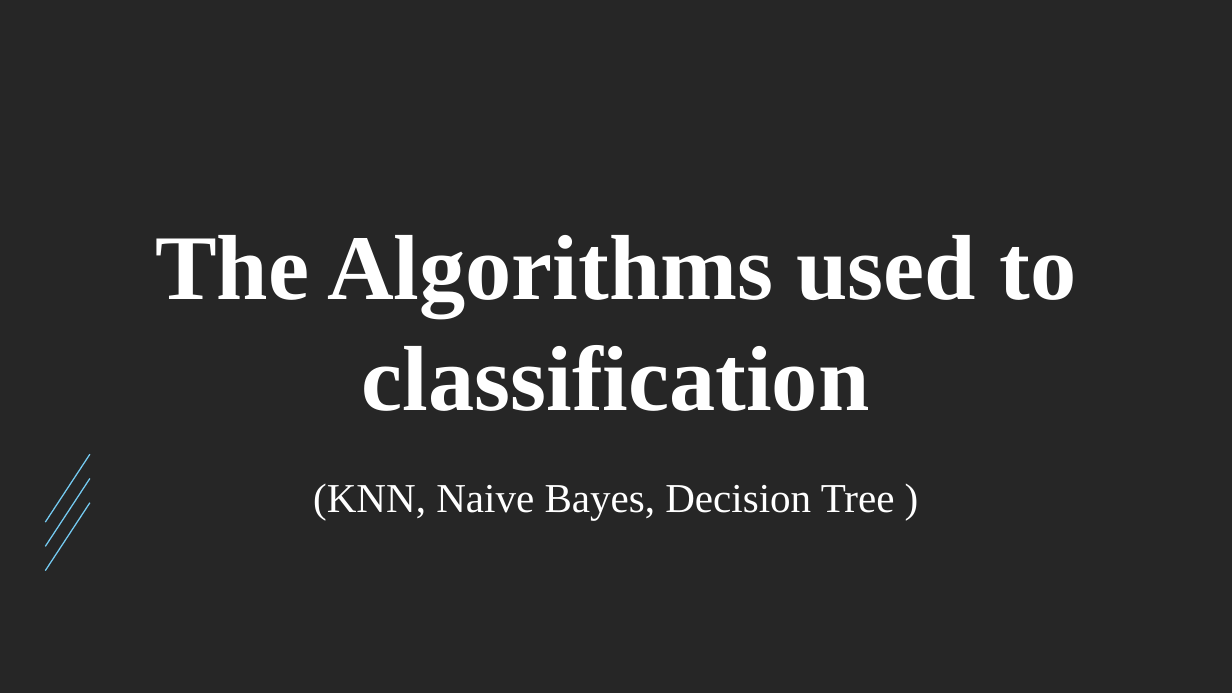
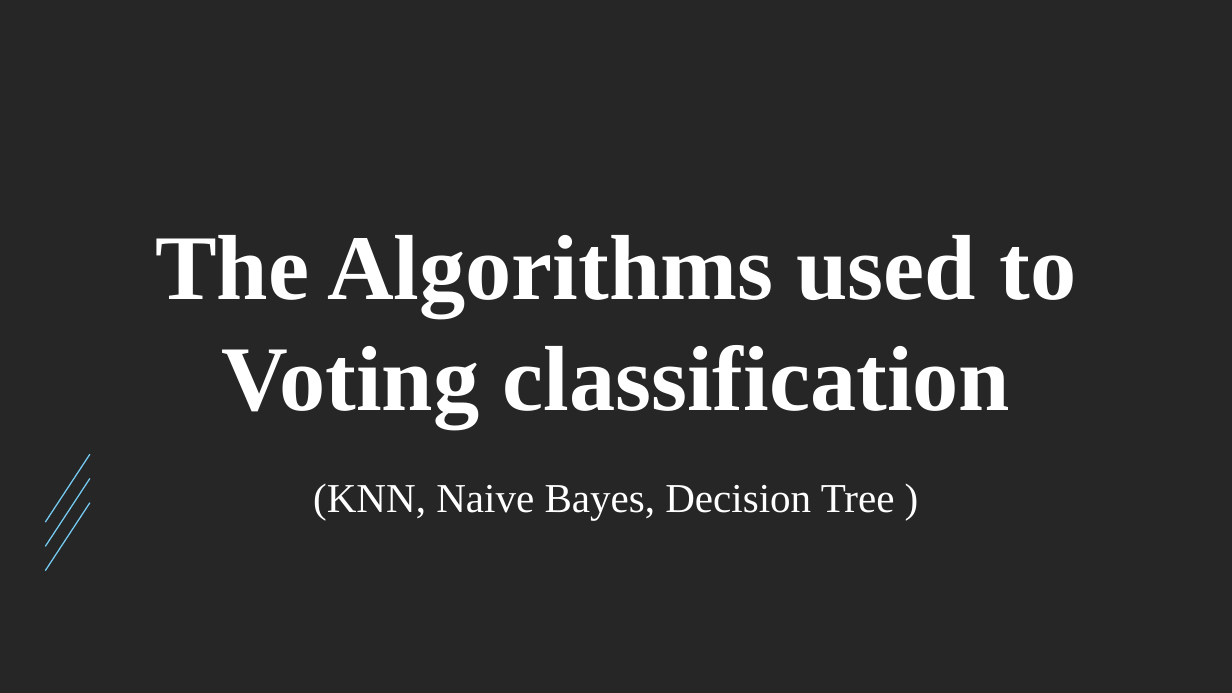
Before and after one commit to sherifRoshdy/Machine-learning-project, a slide deck: slide 21 of Presentation/final ml.pptx. Drawn at 1232x693 pixels with LibreOffice and Linux fonts; fonts in the diff are those of the drawing. Boxes give left, top, right and bottom in pixels: in the first picture for what was removed or moved away, otherwise in the second. Text is boxed around its words. In the diff, an @@ line names an element or a change of style, - is before the commit and + after.

```diff
--- a/Presentation/final ml.pptx
+++ b/Presentation/final ml.pptx
@@ title at [155,235,1076,427]: text changed @@
-The Algorithms used to classification
+The Algorithms used to Voting classification
```
Also in this commit, not shown: 15 other slides changed, 2 slides added, 2 slides removed, 1 other file.
